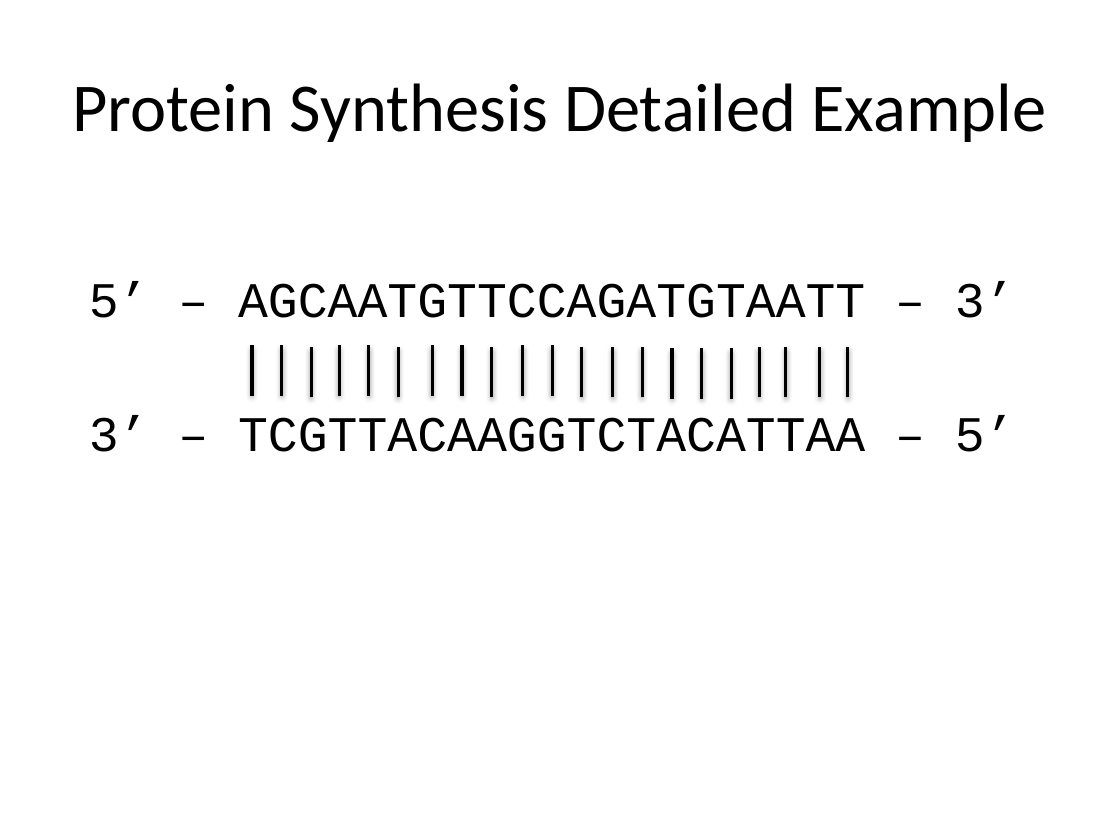
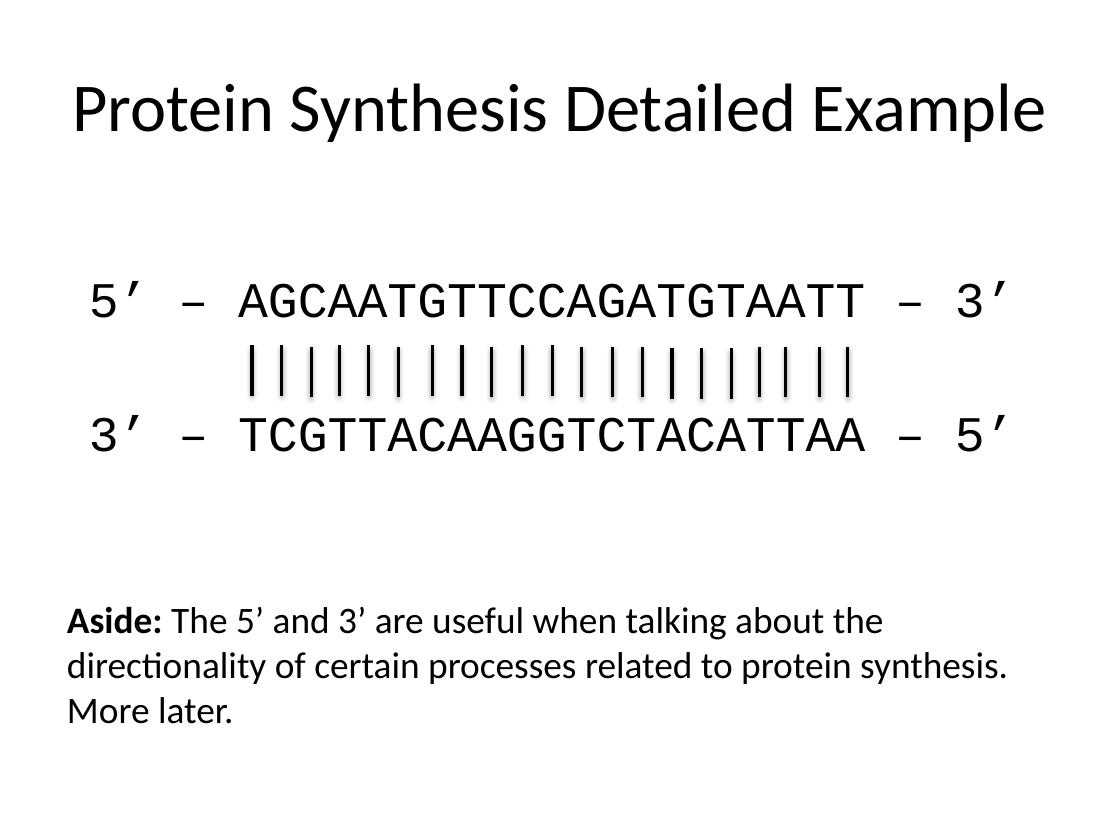
Before and after one commit to sd17fall/softdes.web, a slide deck: slide 9 of files/slides/Day02.pptx (slide 8 before the commit). Drawn at 1120x840 pixels with LibreOffice and Linux fonts; fonts in the diff are those of the drawing. Boxes give left, top, right and bottom in pixels: in the first picture for what was removed or moved away, otherwise in the second. Text is boxed around its words. In the diff, an @@ line names an element or a change of style, - is before the commit and + after.

Commit message:
updated slides

```diff
--- a/files/slides/Day02.pptx
+++ b/files/slides/Day02.pptx
@@ text added at (67,606,1008,724), 24 pt, text #000000 @@
+Aside: The 5’ and 3’ are useful when talking about the directionality of certain processes related to protein synthesis. More later.
```
Also in this commit, not shown: 8 other slides changed, 1 slide added, 1 slide removed, 1 other file.
